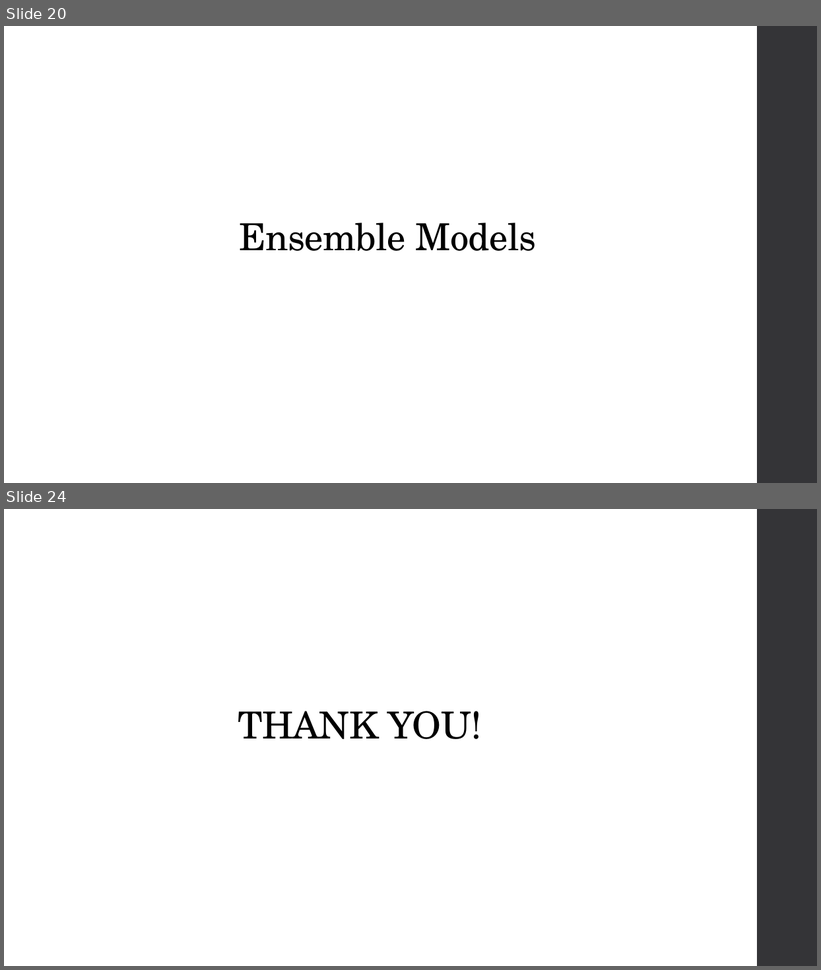
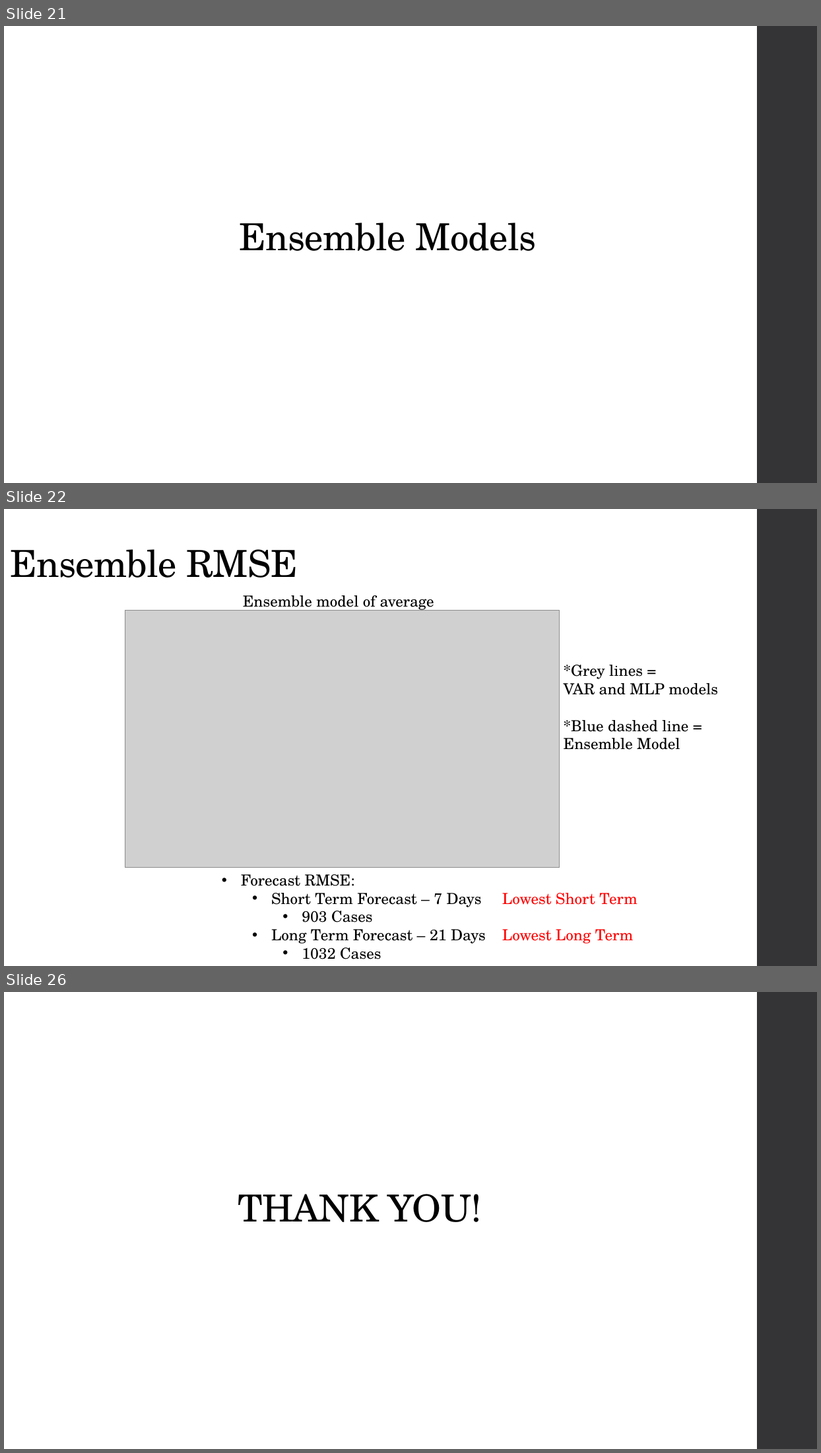
Before and after one commit to C-Stewart-GH/Forecasting_Texas_Covid_Case_Count, a slide deck: PPT_Files/Cameron_PartB_Slides.pptx. Shown one above the other, each under a label of ours: slides 20 and 24 before the commit, slides 21, 22 and 26 after it; the slides between them are not shown. The pictures are 821x970 and 821x1453 pixels, drawn with LibreOffice and Linux fonts; fonts in the diff are those of the drawing; grey boxes stand for pictures. Boxes give left, top, right and bottom in pixels: in the first picture for what was removed or moved away, otherwise in the second. Text is boxed around its words. In the diff, an @@ line names an element or a change of style, - is before the commit and + after.

```diff
--- a/PPT_Files/Cameron_PartB_Slides.pptx
+++ b/PPT_Files/Cameron_PartB_Slides.pptx
@@ slide 22 added at box(4, 509, 817, 966), background #FFFFFF; not listed: 1 template element that a slide beside it also shows @@
@@ title added at box(10, 549, 298, 578), 44 pt, text #000000 @@
+Ensemble RMSE
@@ text added at box(243, 595, 434, 611), 18 pt, text #000000 @@
+Ensemble model of average
@@ picture added at box(125, 610, 560, 867) @@
@@ text added at box(564, 665, 718, 750), 18 pt, text #000000 @@
+*Grey lines =
+VAR and MLP models
+*Blue dashed line =
+Ensemble Model
@@ text added at box(241, 875, 486, 960), 18 pt, text #000000 @@
+• Forecast RMSE:
+  • Short Term Forecast – 7 Days
+    • 903 Cases
+  • Long Term Forecast – 21 Days
+    • 1032 Cases
@@ text added at box(502, 893, 638, 944), 18 pt, text #FF0000 @@
+Lowest Short Term
+Lowest Long Term
@@ what was slide 20 is now slide 21 @@
@@ what was slide 24 is now slide 26 @@
```
Also in this commit, not shown: 5 slides changed, 6 other slides added, 4 slides removed, 5 other files.
